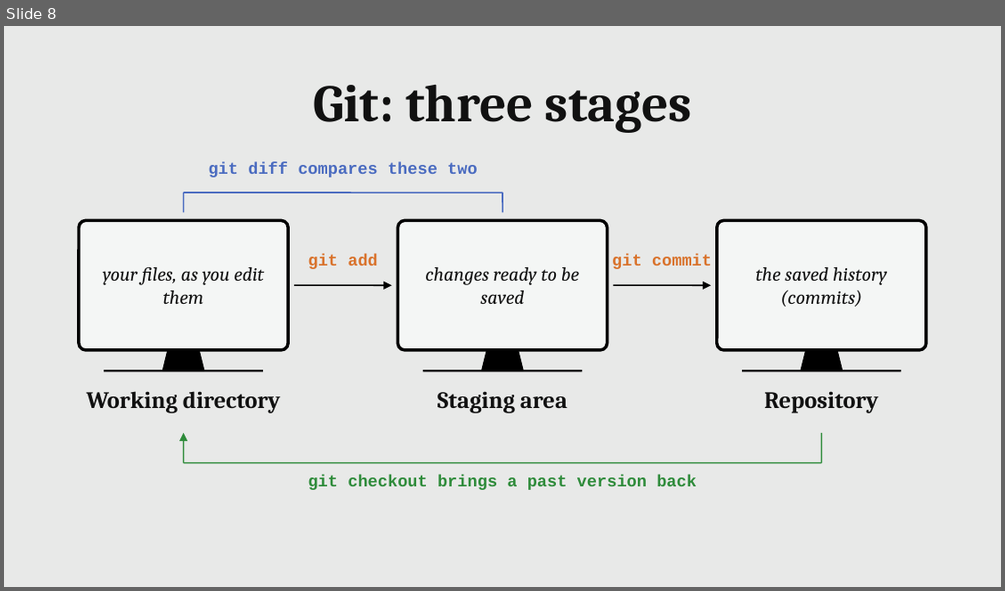
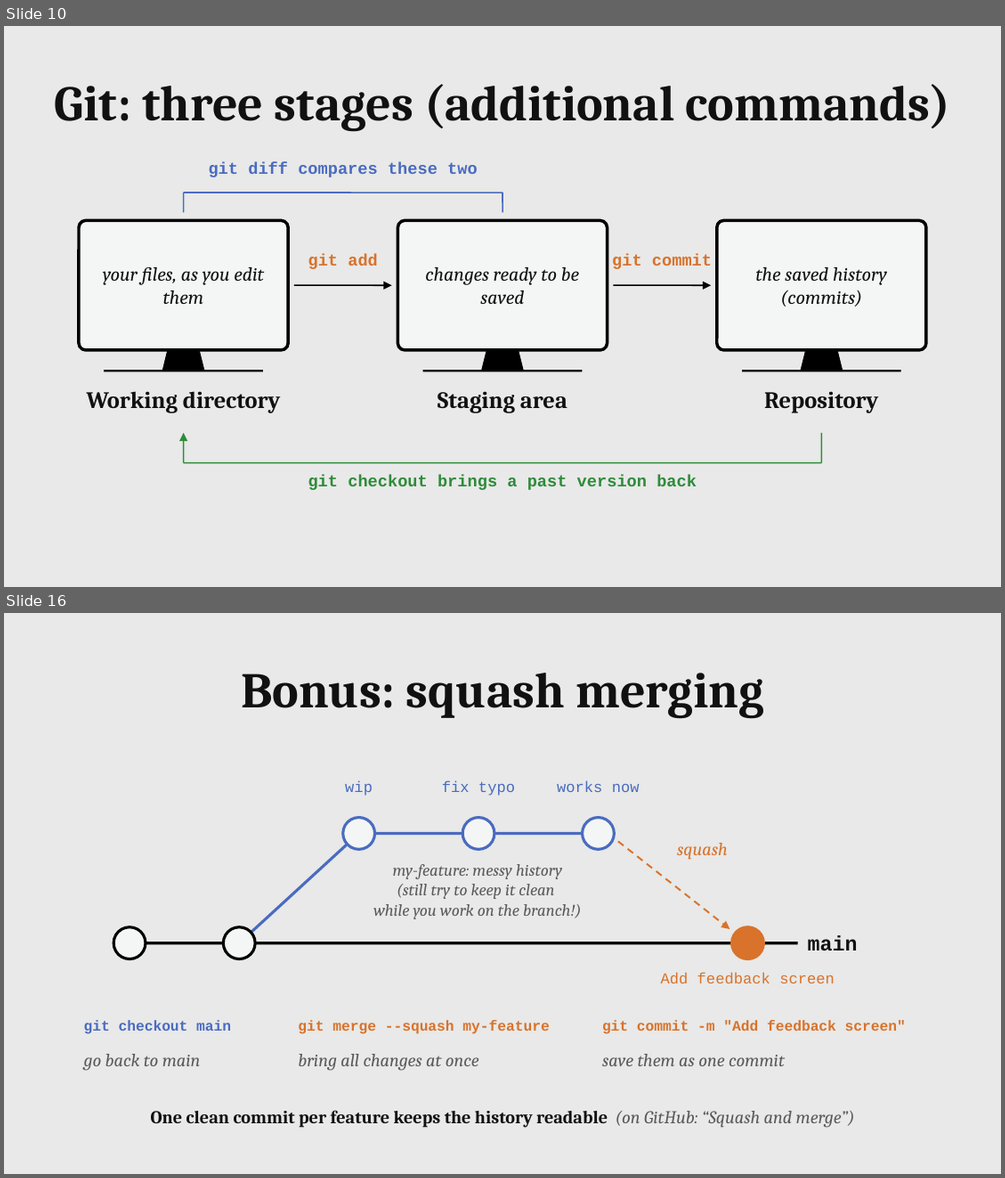
Before and after one commit to MaximeCaute/CogSupParis-Core-1, a slide deck: 2026-2027/S1/Session-01/Session_01_Course_introduction.odp. Shown one above the other, each under a label of ours: slide 8 before the commit, slides 10 and 16 after it; the slides between them are not shown. The pictures are 1005x591 and 1005x1178 pixels, drawn with LibreOffice and Linux fonts; fonts in the diff are those of the drawing. Boxes give left, top, right and bottom in pixels: in the first picture for what was removed or moved away, otherwise in the second. Text is boxed around its words. In the diff, an @@ line names an element or a change of style, - is before the commit and + after.

```diff
--- a/2026-2027/S1/Session-01/Session_01_Course_introduction.odp
+++ b/2026-2027/S1/Session-01/Session_01_Course_introduction.odp
@@ slide 16 added at [4,613,1001,1174], background #E8E9E8 @@
@@ text added at [241,673,764,719], 36 pt, text #111111, bold @@
+Bonus: squash merging
@@ text added at [345,781,372,795], 11 pt, text #4A6BC0 @@
+wip
@@ text added at [442,781,515,795], 11 pt, text #4A6BC0 @@
+fix typo
@@ text added at [557,781,639,792], 11 pt, text #4A6BC0 @@
+works now
@@ ellipse added at [343,818,375,849], fill #F4F6F5, outline #4A6BC0 2.01 pt @@
@@ ellipse added at [462,818,494,849], fill #F4F6F5, outline #4A6BC0 2.01 pt @@
@@ ellipse added at [582,818,614,849], fill #F4F6F5, outline #4A6BC0 2.01 pt @@
@@ line added from (239, 943) to (359, 834), #4A6BC0 2.01 pt @@
@@ line added from (359, 834) to (599, 834), #4A6BC0 2.01 pt @@
@@ arrow added from (618, 841) to (729, 929), #D9722B 1.25 pt dashed @@
@@ text added at [677,843,728,860], 13 pt, text #D9722B, italic @@
+squash
@@ text added at [373,864,581,919], 12 pt, text #5A5A5A, italic @@
+my-feature: messy history
+(still try to keep it clean
+while you work on the branch!)
@@ ellipse added at [113,927,146,959], fill #F4F6F5, outline #000000 2.01 pt @@
@@ ellipse added at [223,927,255,959], fill #F4F6F5, outline #000000 2.01 pt @@
@@ ellipse added at [732,927,763,959], fill #D9722B, outline #D9722B 2.01 pt @@
@@ line added from (129, 943) to (798, 943), #000000 2.01 pt @@
@@ text added at [808,935,858,950], 15 pt, text #111111, bold @@
+main
@@ text added at [661,973,834,983], 11 pt, text #D9722B @@
+Add feedback screen
@@ text added at [84,1020,231,1034], 10.5 pt, text #4A6BC0, bold @@
+git checkout main
@@ text added at [298,1020,549,1034], 10.5 pt, text #D9722B, bold @@
+git merge --squash my-feature
@@ text added at [602,1020,906,1034], 10.5 pt, text #D9722B, bold @@
+git commit -m "Add feedback screen"
@@ text added at [84,1054,201,1070], 13 pt, text #5A5A5A, italic @@
+go back to main
@@ text added at [298,1054,479,1070], 13 pt, text #5A5A5A, italic @@
+bring all changes at once
@@ text added at [602,1054,785,1066], 13 pt, text #5A5A5A, italic @@
+save them as one commit
@@ text added at [151,1110,855,1127], 13 pt, text #111111, bold @@
+One clean commit per feature keeps the history readable (on GitHub: “Squash and merge”)
@@ what was slide 8 is now slide 10 @@
@@ slide 10 changed as well @@
@@ text at [55,84,950,132]: text changed; size 38 to 36 pt @@
-Git: three stages
+Git: three stages (additional commands)
```
Also in this commit, not shown: 6 other slides changed, 8 other slides added, 5 slides removed.
